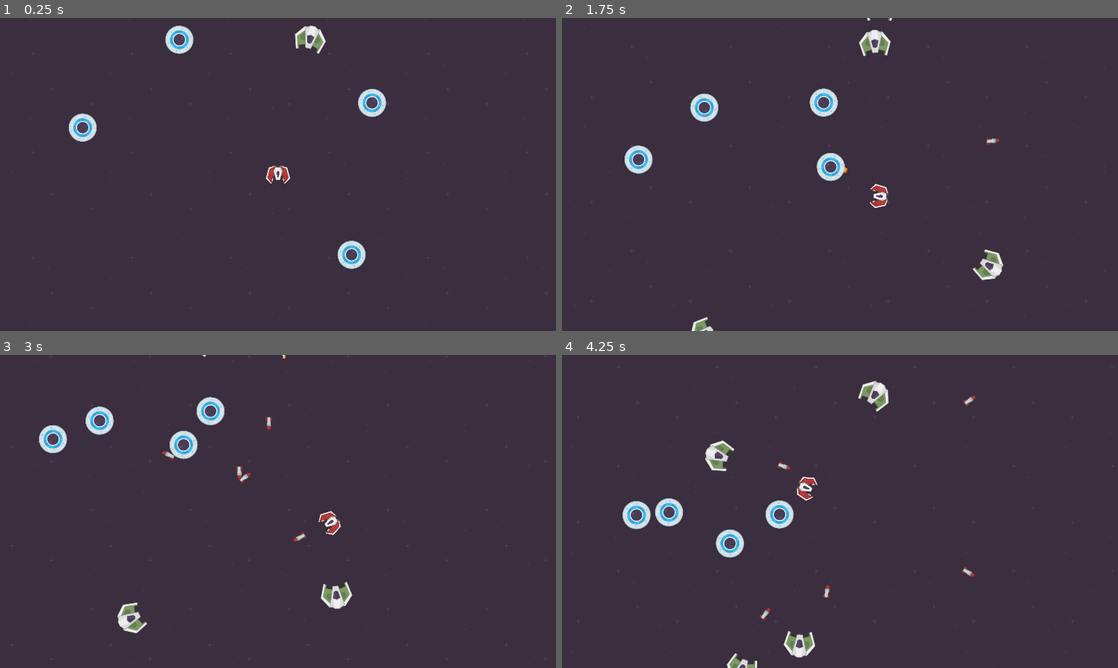
Above: before the commit, frames 1-4 (two rows, left to right).
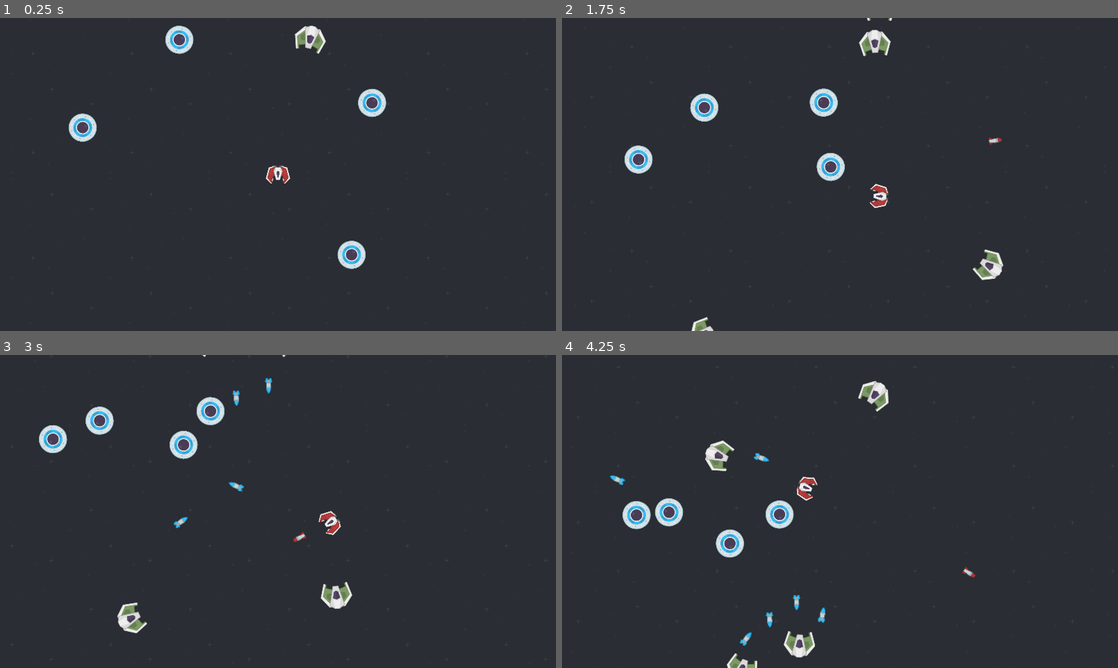
Above: after the commit, the same moments.

Repository: RyanDeBarros/Space-Raiders
Game: Godot game, scene res://levels/sandbox.tscn
The game is run twice, just before and just after one commit, with the same random seed, the same clock (stepped at 60 frames per second) and the same inputs.
Inputs (mouse positions are in pixels of both pictures, inside the frame that each line leads up to):
- Up to frame 1 (0.25 s): no input
- Up to frame 2 (1.75 s): move the mouse to (962, 158) at 0.52 s; hold D (move_right) 0.53-1.28 s; click (962, 158) at 0.6 s; move the mouse to (728, 190) at 1.27 s; hold S (move_down) from 1.28 s (still down); click (728, 190) at 1.35 s
- Up to frame 3 (3 s): move the mouse to (333, 442) at 2.02 s; release S (move_down) at 2.03 s; hold D (move_right) 2.03-2.78 s; click (333, 442) at 2.1 s; move the mouse to (250, 574) at 2.77 s; hold W (move_up) from 2.78 s (still down); click (250, 574) at 2.85 s
- Up to frame 4 (4.25 s): move the mouse to (1006, 558) at 3.52 s; release W (move_up) at 3.53 s; hold A (move_left) from 3.53 s (still down); click (1006, 558) at 3.6 s

The runs differ from the first frame. In frame 2, less than 0.1% of the frame differs, in the area x 50-80%, y 38-50%; in frame 3, 0.3%; in frame 4, 0.4%, in the area x 8-75%, y 12-94%.

Commit message:
New projectile paradigm

Diff:
--- /dev/null
+++ b/autoloads/info.gd
@@ -0,0 +1,13 @@
+extends Node
+
+var level_data = {
+	"arena_rect": Rect2(0, 0, 0, 0)
+}
+
+var projectile_JSON
+
+
+func _ready() -> void:
+	var file = FileAccess.open("res://txt/projectile_info.json", FileAccess.READ)
+	projectile_JSON = JSON.parse_string(file.get_as_text())
+	file.close()
--- a/autoloads/math.gd
+++ b/autoloads/math.gd
@@ -1,5 +1,7 @@
 extends Node
 
+
+# RNG
 
 func rand_mediani(min_: int, median_: int, max_: int) -> int:
 	if randf() < 0.5:
--- a/autoloads/scenes.gd
+++ b/autoloads/scenes.gd
@@ -1,7 +1,6 @@
 extends Node
 
 
-const PROJECTILE_SCENE := preload("res://projectile/projectile.tscn")
 const EXPLOSION_SCENE := preload("res://explosion/explosion.tscn")
 
 const PLAYER_PROJECTILE_CONFIG = {
@@ -9,5 +8,10 @@
 }
 
 const ENEMY_PROJECTILE_CONFIG = {
-	"basic": "res://txt/projectile_info/basic.json"
+	"basic": "res://txt/projectile_info/basic_slow.json"
 }
+
+
+const PROJECTILES = {
+	"basic": preload("res://projectile/basic_shot.tscn")
+}
--- a/enemy/behavior/base.gd
+++ b/enemy/behavior/base.gd
@@ -2,7 +2,7 @@
 extends Node
 
 
-@export var enemy: Enemy
+@export var enemy: EnemyOld
 @export_file("*.json") var configuration: String
 
 var active := true
--- a/enemy/behavior/basic_health.gd
+++ b/enemy/behavior/basic_health.gd
@@ -25,6 +25,6 @@
 	health -= damage
 
 
-func receive_projectile(projectile: Projectile):
+func receive_projectile(projectile):
 	take_damage(projectile.damage)
 	projectile.hit()
--- a/enemy/behavior/simple_shooting.gd
+++ b/enemy/behavior/simple_shooting.gd
@@ -1,18 +1,23 @@
 extends BaseBehavior
 
+
+@export var projectile_info_index := "basic_slow"
 
 var cooldown: float
 var cooldown_pm: float
 var range_squared: float
 var projectile_config: String
+var projectile_info: Dictionary
 
 @onready var cooldown_timer: Timer = $CooldownTimer
+@onready var projectile_manager := get_tree().get_first_node_in_group("projectile_manager")
 
 
 func _ready() -> void:
 	setup()
 	cooldown_timer.timeout.connect(_on_cooldown_end)
 	cooldown_timer.wait_time = Math.pm_randf(cooldown, cooldown_pm)
+	projectile_info = Info.projectile_JSON[projectile_info_index]
 
 
 func _process(_delta: float) -> void:
@@ -29,12 +34,10 @@
 
 
 func shoot():
-	var projectile := Scenes.PROJECTILE_SCENE.instantiate() as Projectile
-	get_tree().get_first_node_in_group("projectile_manager").add_child(projectile)
-	projectile.area_2d.add_to_group("area_enemy_projectile")
-	projectile.setup(Scenes.ENEMY_PROJECTILE_CONFIG[projectile_config])
-	projectile.position = enemy.position
-	projectile.rotation = enemy.rotation + 3.14
+	var basic_shot := Scenes.PROJECTILES["basic"].instantiate() as BasicShot
+	projectile_manager.add_child(basic_shot)
+	basic_shot.setup_from_node(enemy, projectile_info, 1.57)
+	basic_shot.add_to_group("enemy_owned")
 
 
 func setup() -> void:
--- a/enemy/enemy.tscn
+++ /dev/null
@@ -1,17 +0,0 @@
-[gd_scene load_steps=2 format=3 uid="uid://dbfeu2nwkni0i"]
-
-[ext_resource type="Script" path="res://enemy/enemy.gd" id="1_egje8"]
-
-[node name="Enemy" type="Node2D" groups=["enemy"]]
-script = ExtResource("1_egje8")
-
-[node name="Sprite2D" type="Sprite2D" parent="."]
-
-[node name="Area2D" type="Area2D" parent="."]
-
-[node name="CollisionShape2D" type="CollisionShape2D" parent="Area2D"]
-
-[node name="Components" type="Node" parent="."]
-
-[connection signal="area_entered" from="Area2D" to="." method="_on_area_entered"]
-[connection signal="area_exited" from="Area2D" to="." method="_on_area_exited"]
--- a/enemy/enemy.gd
+++ b/enemy/enemy_old.gd
@@ -1,4 +1,4 @@
-class_name Enemy
+class_name EnemyOld
 extends Node2D
 
 
@@ -13,7 +13,6 @@
 var health_component = null
 var collide_component = null
 
-@onready var area_2d: Area2D = $Area2D
 @onready var components: Node = $Components
 @onready var player: Player
 
@@ -28,21 +27,20 @@
 
 
 func _on_area_entered(area: Area2D):
-	if area.is_in_group("area_player_projectile"):
-		var proj := area.get_parent() as Projectile
-		if health_component:
-			health_component.receive_projectile(proj)
-		else:
-			proj.hit()
-	elif area.is_in_group("area_player"):
+	if area is Player:
 		if collide_component:
 			collide_component.player_enter()
 
 
 func _on_area_exited(area: Area2D):
-	if area.is_in_group("area_player"):
+	if area is Player:
 		if collide_component:
 			collide_component.player_exit()
+
+
+func projectile_hit(projectile):
+	if health_component:
+		health_component.receive_projectile(projectile)
 
 
 func die() -> void:
--- /dev/null
+++ b/enemy/enemy_old.tscn
@@ -0,0 +1,12 @@
+[gd_scene load_steps=2 format=3 uid="uid://dbfeu2nwkni0i"]
+
+[ext_resource type="Script" path="res://enemy/enemy_old.gd" id="1_egje8"]
+
+[node name="Enemy" type="Area2D" groups=["enemy"]]
+script = ExtResource("1_egje8")
+
+[node name="Sprite2D" type="Sprite2D" parent="."]
+
+[node name="CollisionShape2D" type="CollisionShape2D" parent="."]
+
+[node name="Components" type="Node" parent="."]
--- a/enemy/minion.tscn
+++ b/enemy/minion_old.tscn
@@ -1,6 +1,6 @@
 [gd_scene load_steps=8 format=3 uid="uid://dc3tg4sxnqxqr"]
 
-[ext_resource type="PackedScene" uid="uid://dbfeu2nwkni0i" path="res://enemy/enemy.tscn" id="1_30hse"]
+[ext_resource type="PackedScene" uid="uid://dbfeu2nwkni0i" path="res://enemy/enemy_old.tscn" id="1_30hse"]
 [ext_resource type="Texture2D" uid="uid://dxa1rxixke17e" path="res://assets/ships/minions/enemyGreen3.png" id="2_y11en"]
 [ext_resource type="Script" path="res://enemy/behavior/basic_health.gd" id="3_2lb5t"]
 [ext_resource type="Script" path="res://enemy/behavior/basic_collide.gd" id="4_y77lv"]
@@ -17,7 +17,7 @@
 scale = Vector2(0.8, 0.8)
 texture = ExtResource("2_y11en")
 
-[node name="CollisionShape2D" parent="Area2D" index="0"]
+[node name="CollisionShape2D" parent="." index="1"]
 shape = SubResource("CircleShape2D_6cxgp")
 
 [node name="Health" type="Node" parent="Components" index="0" node_paths=PackedStringArray("enemy")]
--- a/enemy/ufo.tscn
+++ b/enemy/ufo_old.tscn
@@ -1,6 +1,6 @@
 [gd_scene load_steps=7 format=3 uid="uid://bowc4q5hg75wy"]
 
-[ext_resource type="PackedScene" uid="uid://dbfeu2nwkni0i" path="res://enemy/enemy.tscn" id="1_i5u8j"]
+[ext_resource type="PackedScene" uid="uid://dbfeu2nwkni0i" path="res://enemy/enemy_old.tscn" id="1_i5u8j"]
 [ext_resource type="Texture2D" uid="uid://b1lwr4nvb08jh" path="res://assets/ships/ufos/ufoBlue.png" id="2_1wwpp"]
 [ext_resource type="Script" path="res://enemy/behavior/basic_health.gd" id="2_06hs4"]
 [ext_resource type="Script" path="res://enemy/behavior/basic_collide.gd" id="3_i3txk"]
@@ -15,7 +15,7 @@
 scale = Vector2(0.8, 0.8)
 texture = ExtResource("2_1wwpp")
 
-[node name="CollisionShape2D" parent="Area2D" index="0"]
+[node name="CollisionShape2D" parent="." index="1"]
 shape = SubResource("CircleShape2D_ptld1")
 
 [node name="Health" type="Node" parent="Components" index="0" node_paths=PackedStringArray("enemy")]
--- a/explosion/explosion.tscn
+++ b/explosion/explosion.tscn
@@ -10,6 +10,33 @@
 [ext_resource type="Texture2D" uid="uid://drug4drhixxh3" path="res://assets/VFX/explosion/explosion06.png" id="7_arfrf"]
 [ext_resource type="Texture2D" uid="uid://bqybve7n0327s" path="res://assets/VFX/explosion/explosion07.png" id="8_edsqr"]
 [ext_resource type="Texture2D" uid="uid://c4ckvjs7yc0ig" path="res://assets/VFX/explosion/explosion08.png" id="9_20xe8"]
+
+[sub_resource type="Animation" id="Animation_2d2u4"]
+length = 0.001
+tracks/0/type = "value"
+tracks/0/imported = false
+tracks/0/enabled = true
+tracks/0/path = NodePath("Sprite2D:texture")
+tracks/0/interp = 1
+tracks/0/loop_wrap = true
+tracks/0/keys = {
+"times": PackedFloat32Array(0),
+"transitions": PackedFloat32Array(1),
+"update": 1,
+"values": [ExtResource("1_l3870")]
+}
+tracks/1/type = "value"
+tracks/1/imported = false
+tracks/1/enabled = true
+tracks/1/path = NodePath("Sprite2D:scale")
+tracks/1/interp = 1
+tracks/1/loop_wrap = true
+tracks/1/keys = {
+"times": PackedFloat32Array(0),
+"transitions": PackedFloat32Array(1),
+"update": 0,
+"values": [Vector2(0.164179, 0.164179)]
+}
 
 [sub_resource type="Animation" id="Animation_xfshu"]
 resource_name = "explode"
@@ -39,33 +66,6 @@
 "values": [Vector2(0.04, 0.04), Vector2(0.17, 0.17)]
 }
 
-[sub_resource type="Animation" id="Animation_2d2u4"]
-length = 0.001
-tracks/0/type = "value"
-tracks/0/imported = false
-tracks/0/enabled = true
-tracks/0/path = NodePath("Sprite2D:texture")
-tracks/0/interp = 1
-tracks/0/loop_wrap = true
-tracks/0/keys = {
-"times": PackedFloat32Array(0),
-"transitions": PackedFloat32Array(1),
-"update": 1,
-"values": [ExtResource("1_l3870")]
-}
-tracks/1/type = "value"
-tracks/1/imported = false
-tracks/1/enabled = true
-tracks/1/path = NodePath("Sprite2D:scale")
-tracks/1/interp = 1
-tracks/1/loop_wrap = true
-tracks/1/keys = {
-"times": PackedFloat32Array(0),
-"transitions": PackedFloat32Array(1),
-"update": 0,
-"values": [Vector2(0.164179, 0.164179)]
-}
-
 [sub_resource type="AnimationLibrary" id="AnimationLibrary_435i2"]
 _data = {
 "RESET": SubResource("Animation_2d2u4"),
--- a/levels/level.gd
+++ b/levels/level.gd
@@ -7,7 +7,8 @@
 
 
 func _ready() -> void:
-	player.arena_rect = arena_collision.shape.get_rect()
+	Info.level_data["arena_rect"] = arena_collision.shape.get_rect()
+	player.setup_camera_limits()
 	Input.set_default_cursor_shape(Input.CURSOR_CROSS)
 
 
--- a/levels/sandbox.tscn
+++ b/levels/sandbox.tscn
@@ -1,10 +1,10 @@
 [gd_scene load_steps=7 format=3 uid="uid://ctxltwcj5mpeg"]
 
 [ext_resource type="Script" path="res://levels/level.gd" id="1_8a0rs"]
-[ext_resource type="Texture2D" uid="uid://ik1e7w7dpgce" path="res://assets/bkgs/darkPurple.png" id="1_dnclm"]
 [ext_resource type="PackedScene" uid="uid://dnuto0c2ouck5" path="res://player/player.tscn" id="2_1vmdd"]
-[ext_resource type="PackedScene" uid="uid://bowc4q5hg75wy" path="res://enemy/ufo.tscn" id="4_g75es"]
-[ext_resource type="PackedScene" uid="uid://dc3tg4sxnqxqr" path="res://enemy/minion.tscn" id="5_72cr4"]
+[ext_resource type="Texture2D" uid="uid://eahqm3cqwbbd" path="res://assets/bkgs/blue.png" id="2_lejju"]
+[ext_resource type="PackedScene" uid="uid://bowc4q5hg75wy" path="res://enemy/ufo_old.tscn" id="4_g75es"]
+[ext_resource type="PackedScene" uid="uid://dc3tg4sxnqxqr" path="res://enemy/minion_old.tscn" id="5_72cr4"]
 
 [sub_resource type="RectangleShape2D" id="RectangleShape2D_sewky"]
 size = Vector2(3000, 3000)
@@ -20,7 +20,7 @@
 [node name="TextureRect" type="TextureRect" parent="BKGLayer/ParallaxLayer"]
 offset_right = 2304.0
 offset_bottom = 1296.0
-texture = ExtResource("1_dnclm")
+texture = ExtResource("2_lejju")
 stretch_mode = 1
 
 [node name="Arena" type="Area2D" parent="."]
--- a/player/player.gd
+++ b/player/player.gd
@@ -1,5 +1,5 @@
 class_name Player
-extends Node2D
+extends Area2D
 
 
 @export_group("Movement")
@@ -14,37 +14,33 @@
 @export var max_health := 100
 @export var collide_damage := 50
 @export var explosion_scale_mult := 1.0
+@export var projectile_info_index := "basic"
 
 var active := true
+var dead := false
 
-var arena_rect: Rect2i:
-	set(value):
-		arena_rect = value
-		camera_2d.limit_left = arena_rect.position.x
-		camera_2d.limit_right = arena_rect.position.x + arena_rect.size.x
-		camera_2d.limit_top = arena_rect.position.y
-		camera_2d.limit_bottom = arena_rect.position.y + arena_rect.size.y
+var arena_rect
 
 var health: int:
 	set(value):
-		health = maxi(value, 0)
-		if health == 0:
+		value = maxi(value, 0)
+		if value < health:
+			play_hit()
+		health = value
+		if health == 0 and not dead:
 			die()
-
 
 var velocity := Vector2.ZERO
 
-var projectile_manager: Node2D
-
 @onready var sprite: Sprite2D = $Sprite
-@onready var area_2d: Area2D = $Area2D
 @onready var camera_2d: Camera2D = $Camera2D
+@onready var projectile_manager: Node = $ProjectileManager
+@onready var projectile_info := Info.projectile_JSON[projectile_info_index] as Dictionary
 
 
 func _ready() -> void:
 	health = max_health
 	camera_2d.position_smoothing_speed = max_speed * camera_smoothing_ratio
-	projectile_manager = get_tree().get_first_node_in_group("projectile_manager")
 
 
 func _process(delta: float) -> void:
@@ -79,25 +75,29 @@
 		shoot()
 
 
-func _on_area_entered(area: Area2D) -> void:
-	if area.is_in_group("area_enemy_projectile"):
-		var proj := area.get_parent() as Projectile
-		health -= proj.damage
-		proj.hit()
+func setup_camera_limits() -> void:
+	arena_rect = Info.level_data["arena_rect"]
+	camera_2d.limit_left = arena_rect.position.x
+	camera_2d.limit_right = arena_rect.position.x + arena_rect.size.x
+	camera_2d.limit_top = arena_rect.position.y
+	camera_2d.limit_bottom = arena_rect.position.y + arena_rect.size.y
 
 
 func shoot() -> void:
-	var projectile := Scenes.PROJECTILE_SCENE.instantiate() as Projectile
-	projectile_manager.add_child(projectile)
-	projectile.area_2d.add_to_group("area_player_projectile")
-	projectile.setup(Scenes.PLAYER_PROJECTILE_CONFIG["basic"])
-	projectile.position = position
-	projectile.rotation = rotation + 3.14
+	var basic_shot := Scenes.PROJECTILES["basic"].instantiate() as BasicShot
+	projectile_manager.add_child(basic_shot)
+	basic_shot.setup_from_node(self, projectile_info, 1.57)
+	basic_shot.add_to_group("player_owned")
+
+
+func play_hit():
+	#Scenes.play_explosion(Scenes.EXPLOSIONS["cloud"], position)
+	pass
 
 
 func die() -> void:
+	dead = true
 	sprite.queue_free()
-	area_2d.queue_free()
 	active = false
 	for enemy in get_tree().get_nodes_in_group("enemy"):
 		enemy.active = false
@@ -106,3 +106,8 @@
 	get_tree().get_first_node_in_group("explosion_manager").add_child(explosion)
 	explosion.position = position
 	explosion.scale *= explosion_scale_mult
+
+
+func projectile_hit(projectile) -> void:
+	health -= projectile.damage
+	projectile.hit()
--- a/player/player.tscn
+++ b/player/player.tscn
@@ -6,10 +6,11 @@
 [sub_resource type="CircleShape2D" id="CircleShape2D_3touy"]
 radius = 31.0644
 
-[node name="Player" type="Node2D" groups=["player"]]
+[node name="Player" type="Area2D" groups=["player"]]
 script = ExtResource("1_evl4l")
 
 [node name="Sprite" type="Sprite2D" parent="."]
+z_index = 5
 scale = Vector2(0.3, 0.3)
 texture = ExtResource("1_uecug")
 
@@ -19,9 +20,9 @@
 position_smoothing_enabled = true
 position_smoothing_speed = 2.0
 
-[node name="Area2D" type="Area2D" parent="." groups=["area_player"]]
-
-[node name="CollisionShape2D" type="CollisionShape2D" parent="Area2D"]
+[node name="CollisionShape2D" type="CollisionShape2D" parent="."]
 shape = SubResource("CircleShape2D_3touy")
 
-[connection signal="area_entered" from="Area2D" to="." method="_on_area_entered"]
+[node name="ProjectileManager" type="Node" parent="."]
+
+[connection signal="area_entered" from="." to="." method="_on_area_entered"]
--- a/project.godot
+++ b/project.godot
@@ -19,6 +19,7 @@
 
 Math="*res://autoloads/math.gd"
 Scenes="*res://autoloads/scenes.gd"
+Info="*res://autoloads/info.gd"
 
 [display]
 
--- /dev/null
+++ b/projectile/basic_shot.gd
@@ -0,0 +1,34 @@
+class_name BasicShot
+extends Area2D
+
+
+@onready var projectile_motion: ProjectileMotion = $ProjectileMotion
+@onready var sprite: Sprite2D = $Sprite
+
+var damage := 35
+
+
+func _on_area_entered(area: Area2D) -> void:
+	if is_in_group("player_owned"):
+		if area.is_in_group("enemy"):
+			area.projectile_hit(self)
+	elif is_in_group("enemy_owned"):
+		if area is Player:
+			area.projectile_hit(self)
+
+
+func setup_from_node(node: Node2D, projectile_info: Dictionary, rotation_offset := 0.0):
+	position = node.position
+	projectile_motion.sync_velocity(\
+			Vector2.from_angle(node.rotation + rotation_offset) * projectile_info["initial_speed"])
+	projectile_motion.acceleration = projectile_info["acceleration"]
+	damage = projectile_info["damage"]
+	set_sprite_image(projectile_info["filename"])
+
+
+func set_sprite_image(filename: String, asset_dir := "res://assets/projectiles"):
+	sprite.texture = load("%s/%s" % [asset_dir, filename])
+
+
+func hit():
+	queue_free()
--- /dev/null
+++ b/projectile/basic_shot.tscn
@@ -0,0 +1,23 @@
+[gd_scene load_steps=5 format=3 uid="uid://b56hyj4dh2uiw"]
+
+[ext_resource type="Script" path="res://projectile/basic_shot.gd" id="1_71n8a"]
+[ext_resource type="PackedScene" uid="uid://s0b3ai05ch2m" path="res://projectile/projectile_motion.tscn" id="1_wfelu"]
+[ext_resource type="Texture2D" uid="uid://cjlwybd7uf5kc" path="res://assets/projectiles/spaceMissiles_019.png" id="2_mhb8v"]
+
+[sub_resource type="RectangleShape2D" id="RectangleShape2D_jaucp"]
+size = Vector2(12, 34)
+
+[node name="BasicShot" type="Area2D" groups=["projectile"]]
+script = ExtResource("1_71n8a")
+
+[node name="ProjectileMotion" parent="." node_paths=PackedStringArray("head") instance=ExtResource("1_wfelu")]
+head = NodePath("..")
+
+[node name="Sprite" type="Sprite2D" parent="."]
+scale = Vector2(0.5, 0.5)
+texture = ExtResource("2_mhb8v")
+
+[node name="CollisionShape2D" type="CollisionShape2D" parent="."]
+shape = SubResource("RectangleShape2D_jaucp")
+
+[connection signal="area_entered" from="." to="." method="_on_area_entered"]
--- a/projectile/projectile.gd
+++ /dev/null
@@ -1,43 +0,0 @@
-class_name Projectile
-extends Node2D
-
-
-@export var explosion_scale_mult := 1.0
-
-var global_bounds: Rect2i
-var outside_margin := 100.0
-
-var speed := 500.0
-var damage := 35
-
-@onready var sprite: Sprite2D = $Sprite
-@onready var area_2d: Area2D = $Area2D
-
-
-func _process(delta: float) -> void:
-	position += Vector2.from_angle(rotation - 1.57) * speed * delta
-
-	if position.x < global_bounds.position.x - outside_margin or \
-			position.x > global_bounds.position.x + global_bounds.size.x + outside_margin or \
-			position.y < global_bounds.position.y - outside_margin or \
-			position.y > global_bounds.position.y + global_bounds.size.y + outside_margin:
-		queue_free()
-
-
-func setup(json_file_name: String) -> void:
-	var file := FileAccess.open(json_file_name, FileAccess.READ)
-	var json = JSON.parse_string(file.get_as_text())
-	speed = json["speed"]
-	damage = json["damage"]
-	sprite.texture = load("res://assets/projectiles/%s" % json["filename"])
-	global_bounds = get_parent().get_parent().arena_collision.shape.get_rect()
-	file.close()
-
-
-func hit():
-	var explosion = Scenes.EXPLOSION_SCENE.instantiate()
-	get_tree().get_first_node_in_group("explosion_manager").add_child(explosion)
-	explosion.position = position
-	explosion.scale *= explosion_scale_mult
-
-	queue_free()
--- a/projectile/projectile.tscn
+++ /dev/null
@@ -1,21 +0,0 @@
-[gd_scene load_steps=4 format=3 uid="uid://tc56q58obdo8"]
-
-[ext_resource type="Script" path="res://projectile/projectile.gd" id="1_v0adl"]
-[ext_resource type="Texture2D" uid="uid://cjlwybd7uf5kc" path="res://assets/projectiles/spaceMissiles_019.png" id="2_dimit"]
-
-[sub_resource type="RectangleShape2D" id="RectangleShape2D_ak7oh"]
-size = Vector2(14, 34.5)
-
-[node name="Projectile" type="Node2D"]
-script = ExtResource("1_v0adl")
-explosion_scale_mult = 0.4
-
-[node name="Sprite" type="Sprite2D" parent="."]
-scale = Vector2(0.5, 0.5)
-texture = ExtResource("2_dimit")
-
-[node name="Area2D" type="Area2D" parent="."]
-
-[node name="CollisionShape2D" type="CollisionShape2D" parent="Area2D"]
-position = Vector2(0, -0.25)
-shape = SubResource("RectangleShape2D_ak7oh")
--- /dev/null
+++ b/projectile/projectile_motion.gd
@@ -0,0 +1,31 @@
+class_name ProjectileMotion
+extends Node2D
+
+
+@export var head: Node2D
+@export var initial_velocity := 400.0 * Vector2(1, 0)
+@export var acceleration := 0.0
+@export var angle_offset := 1.57
+@export var bounds: Rect2
+@export var margin := 100.0
+
+@onready var velocity_dir: Vector2
+@onready var velocity: float
+
+
+func _ready() -> void:
+	sync_velocity()
+
+
+func _process(delta: float) -> void:
+	head.position += velocity * delta * velocity_dir
+	velocity += acceleration * delta
+	if not bounds.has_point(head.position):
+		head.queue_free()
+
+
+func sync_velocity(iv := initial_velocity, bnds := Info.level_data["arena_rect"] as Rect2):
+	velocity_dir = iv.normalized()
+	velocity = iv.length()
+	head.rotation = velocity_dir.angle() + angle_offset
+	bounds = bnds.grow(margin)
--- /dev/null
+++ b/projectile/projectile_motion.tscn
@@ -0,0 +1,6 @@
+[gd_scene load_steps=2 format=3 uid="uid://s0b3ai05ch2m"]
+
+[ext_resource type="Script" path="res://projectile/projectile_motion.gd" id="1_xop43"]
+
+[node name="ProjectileMotion" type="Node2D"]
+script = ExtResource("1_xop43")
--- /dev/null
+++ b/txt/projectile_info.json
@@ -0,0 +1,14 @@
+{
+	"basic": {
+		"initial_speed": 500.0,
+		"acceleration": 10.0,
+		"damage": 35,
+		"filename": "spaceMissiles_019.png"
+	},
+	"basic_slow": {
+		"initial_speed": 300.0,
+		"acceleration": 20.0,
+		"damage": 35,
+		"filename": "spaceMissiles_008.png"
+	}
+}
--- a/txt/projectile_info/basic.json
+++ /dev/null
@@ -1,5 +0,0 @@
-{
-	"speed": 500.0,
-	"damage": 35,
-	"filename": "spaceMissiles_019.png"
-}
